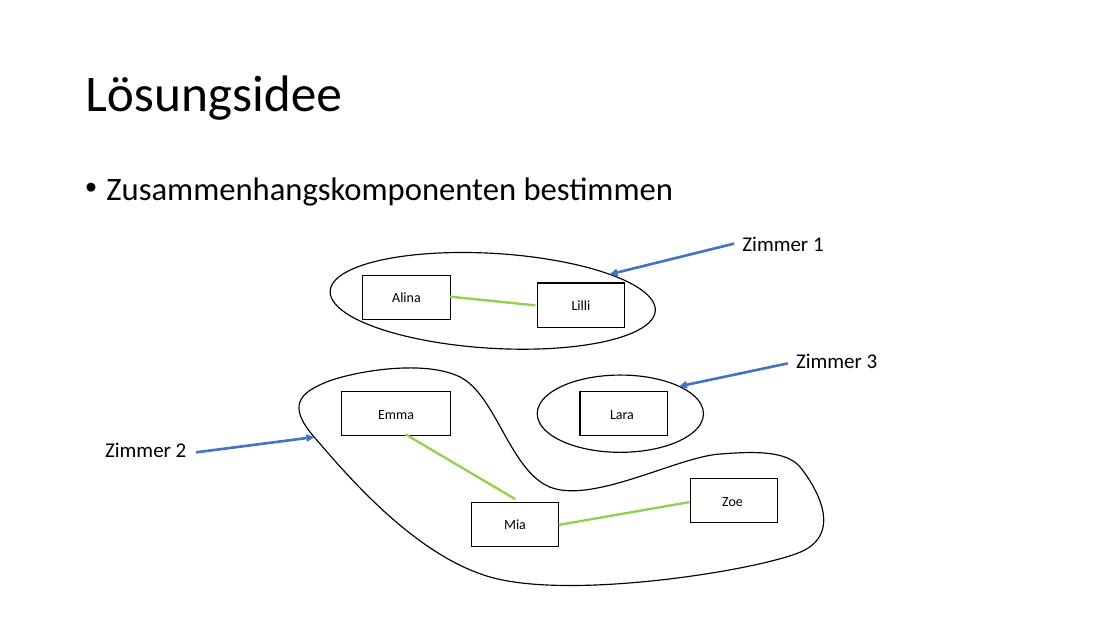
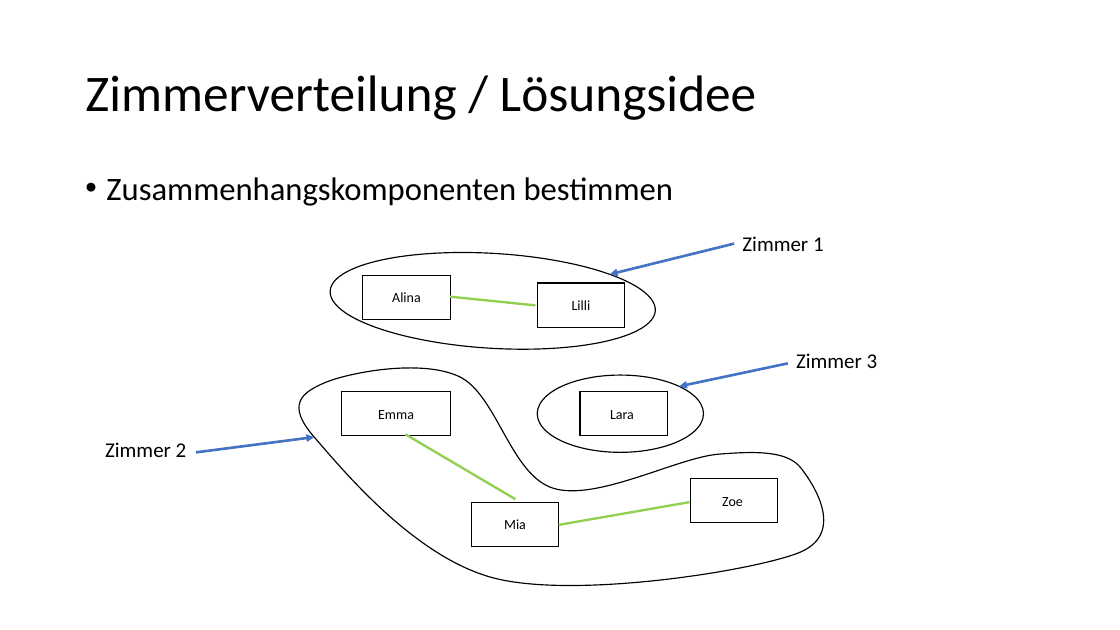
Before and after one commit to antonbaumann/wg, a slide deck: slide 5 of Abschlusspräsentation.pptx (slide 6 before the commit). Drawn at 1120x630 pixels with LibreOffice and Linux fonts; fonts in the diff are those of the drawing. Boxes give left, top, right and bottom in pixels: in the first picture for what was removed or moved away, otherwise in the second. Text is boxed around its words. In the diff, an @@ line names an element or a change of style, - is before the commit and + after.

```diff
--- a/Abschlusspräsentation.pptx
+++ b/Abschlusspräsentation.pptx
@@ title at (85,75,756,120): text changed @@
-Lösungsidee
+Zimmerverteilung / Lösungsidee
```
Also in this commit, not shown: 16 other slides changed, 12 slides added, 1 slide removed, 2 other files.
